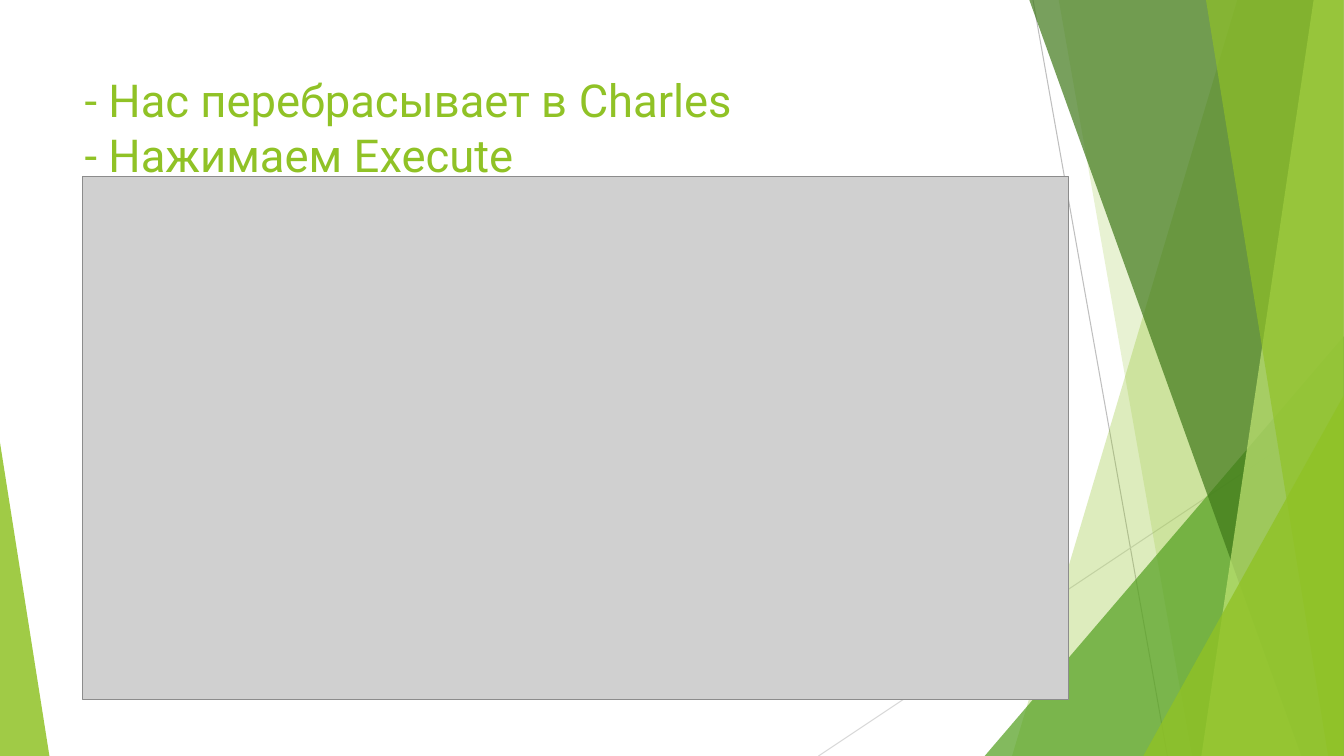
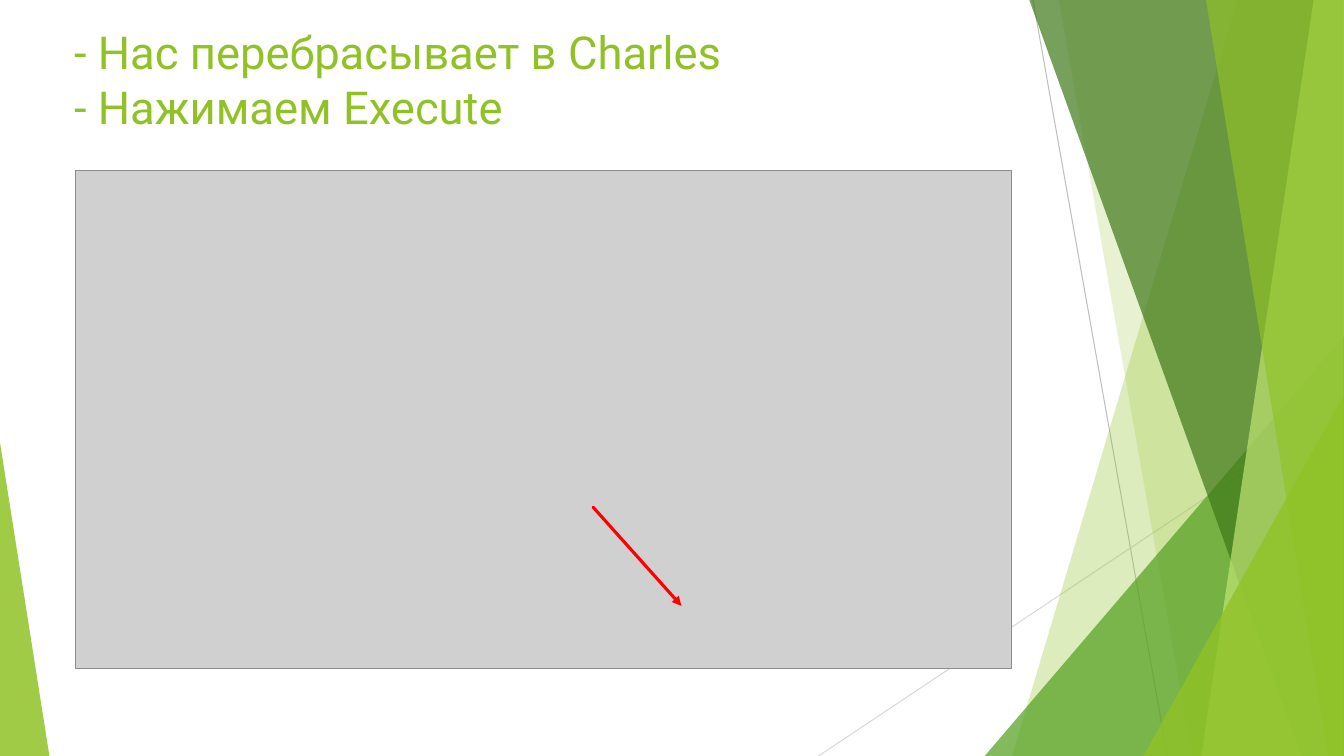
Before and after one commit to IrKoshel/Charles_Fiddler, a slide deck: slide 22 of My_Task_2_Charles_Breakepoint_Settings.pptx. Drawn at 1344x756 pixels with LibreOffice and Linux fonts; fonts in the diff are those of the drawing; grey boxes stand for pictures. Boxes give left, top, right and bottom in pixels: in the first picture for what was removed or moved away, otherwise in the second. Text is boxed around its words. In the diff, an @@ line names an element or a change of style, - is before the commit and + after.

```diff
--- a/My_Task_2_Charles_Breakepoint_Settings.pptx
+++ b/My_Task_2_Charles_Breakepoint_Settings.pptx
@@ title "- Нас перебрасывает в Charles ..." rewrapped from box(108, 82, 732, 183) to box(98, 34, 721, 125) @@
@@ picture: place and size @@
-picture at box(83, 176, 1069, 701)
+picture at box(76, 171, 1012, 669)
@@ arrow added from (593, 507) to (682, 606), #FF0000 2.25 pt @@
```
Also in this commit, not shown: 22 other slides changed, 5 other files.
